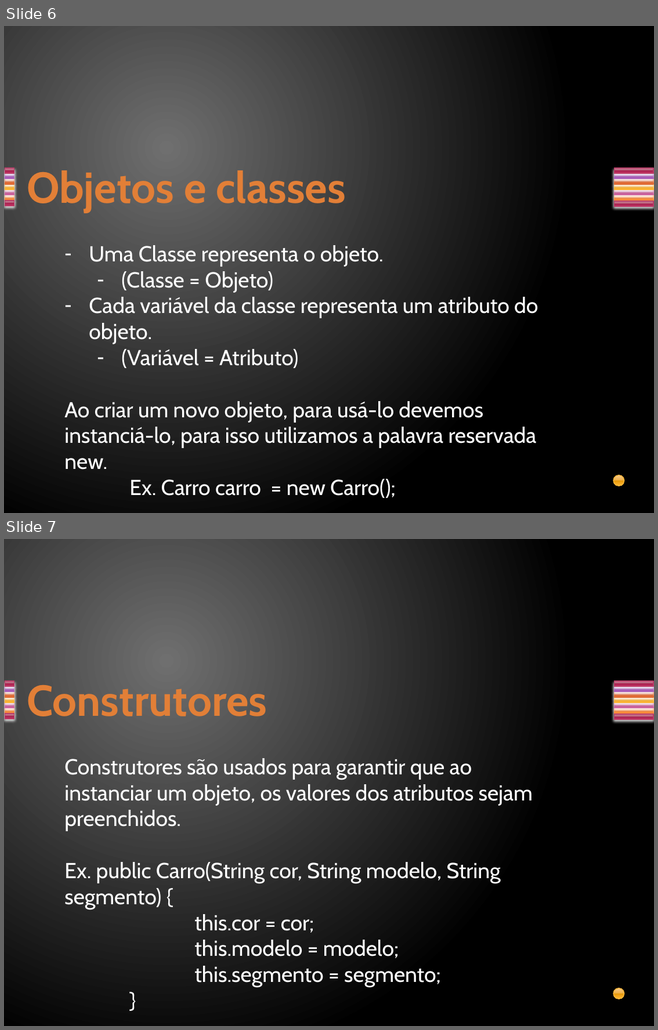
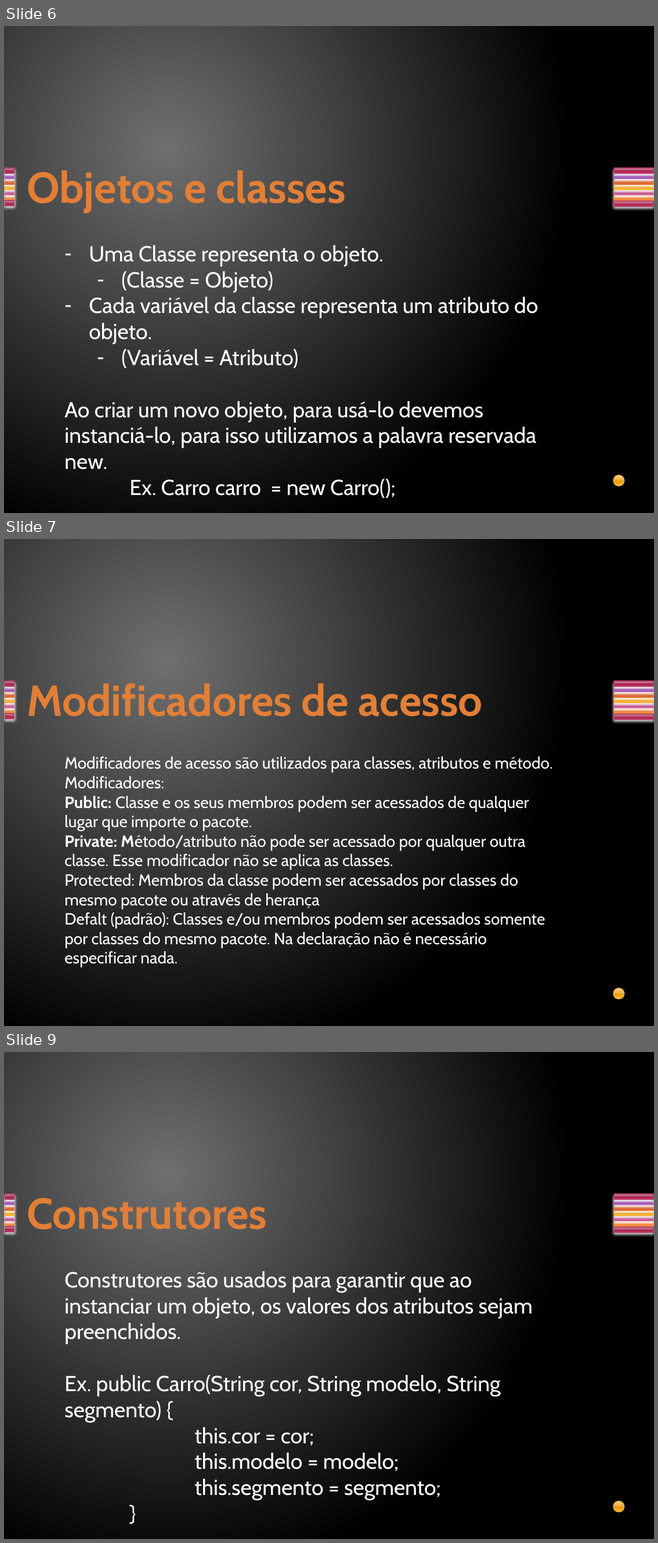
Before and after one commit to davirj9/Aulas, a slide deck: Aulas/src/main/resources/br/com/orientacaoaobjetos/OrientaçãoAObjetos.pptx. Shown one above the other, each under a label of ours: slides 6 and 7 before the commit, slides 6, 7 and 9 after it; the slides between them are not shown. The pictures are 658x1030 and 658x1543 pixels, drawn with LibreOffice and Linux fonts; fonts in the diff are those of the drawing. Boxes give left, top, right and bottom in pixels: in the first picture for what was removed or moved away, otherwise in the second. Text is boxed around its words. In the diff, an @@ line names an element or a change of style, - is before the commit and + after.

```diff
--- a/Aulas/src/main/resources/br/com/orientacaoaobjetos/OrientaçãoAObjetos.pptx
+++ b/Aulas/src/main/resources/br/com/orientacaoaobjetos/OrientaçãoAObjetos.pptx
@@ slide 7 added at (x1=4, y1=539, x2=654, y2=1026), background gradient #707070 to #000000; not listed: 15 template elements that a slide beside it also shows @@
@@ title added at (x1=27, y1=683, x2=482, y2=716), 48 pt, text gradient #E38037 to #FA8D3D, bold @@
+Modificadores de acesso
@@ text added at (x1=64, y1=756, x2=553, y2=968), 18 pt, text #FFFFFF @@
+Modificadores de acesso são utilizados para classes, atributos e método.
+Modificadores:
+Public: Classe e os seus membros podem ser acessados de qualquer lugar que importe o pacote.
+Private: Método/atributo não pode ser acessado por qualquer outra classe. Esse modificador não se aplica as classes.
+Protected: Membros da classe podem ser acessados por classes do mesmo pacote ou através de herança
+Defalt (padrão): Classes e/ou membros podem ser acessados somente por classes do mesmo pacote. Na declaração não é necessário especificar nada.
@@ what was slide 7 is now slide 9 @@
```
Also in this commit, not shown: 7 other slides added, 2 slides removed, 1 other file.
